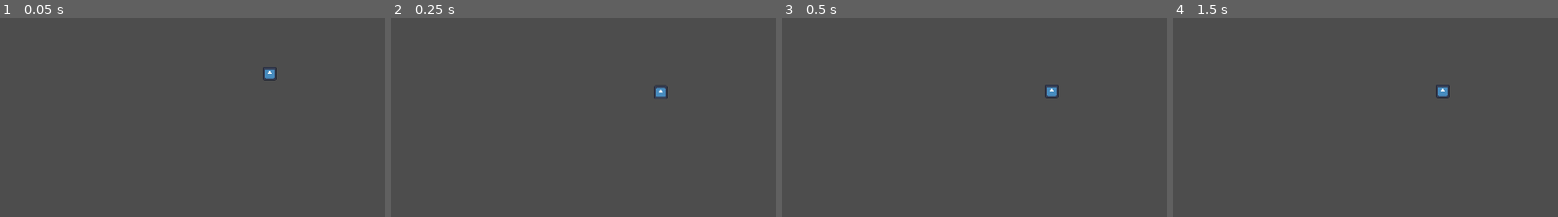
Above: before the commit, frames 1-4 (left to right).
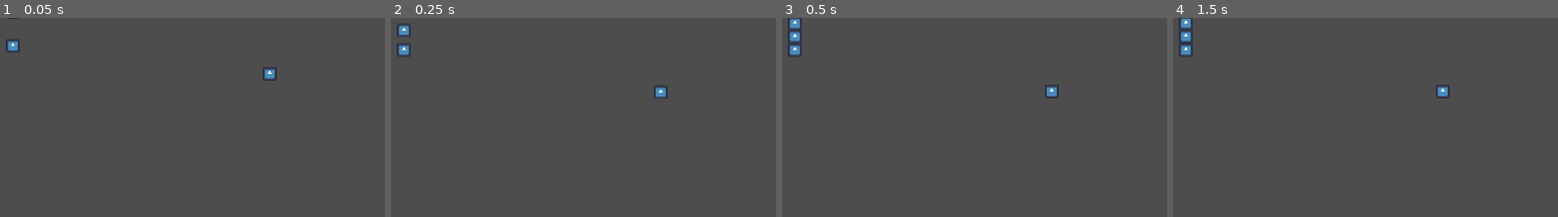
Above: after the commit, the same moments.

Repository: lplinna/Upcharge
Game: Godot game, scene res://Scenes/main_scene.tscn
Same seed, same stepped clock (60 frames per second), same inputs: the game is played once before the commit and once after it. The engine's default icon, where the game draws it, is replaced by a stand-in: a white triangle on a blue panel in a dark square.
Inputs:
- Up to frame 1 (0.05 s): no input
- Up to frame 2 (0.25 s): no input
- Up to frame 3 (0.5 s): no input
- Up to frame 4 (1.5 s): hold D (move_right) from 0.53 s (still down); tap W (move_up) at 0.77 s
The pictures show only the part of the screen within x 0-50%, y 0-50%; the shares and areas given below are measured in that part.

The runs differ from the first frame. In frame 1, 0.2% of the frame differs, in the area x 1-6%, y 0-18%; in frame 2, 0.4%; in frame 3, 0.5%; in frame 4, 0.5%, in the area x 1-6%, y 0-20%.

Commit message:
Comments and collection numbers

Diff:
--- a/Scenes/main_scene.tscn
+++ b/Scenes/main_scene.tscn
@@ -131,3 +131,15 @@
 
 [node name="Coin5" parent="Coins" instance=ExtResource("4_l0prk")]
 position = Vector2(418, 81)
+
+[node name="Coin6" parent="Coins" instance=ExtResource("4_l0prk")]
+position = Vector2(42, 40)
+
+[node name="Coin7" parent="Coins" instance=ExtResource("4_l0prk")]
+position = Vector2(42, -10)
+
+[node name="Coin8" parent="Coins" instance=ExtResource("4_l0prk")]
+position = Vector2(42, -64)
+
+[node name="Coin9" parent="Coins" instance=ExtResource("4_l0prk")]
+position = Vector2(42, -115)
--- a/Scripts/Coin.gd
+++ b/Scripts/Coin.gd
@@ -4,13 +4,19 @@
 
 func _on_area_2d_body_entered(body):
 	if body is Player:
-		jump_collect()
+		jump_collect(body)
 
-func jump_collect():
-	print("Collecting")
+## The coin jumps into the air and is collected
+##
+## Parameters:
+##		player - the player that collected this coin.
+func jump_collect(player: Player):
 	collision_layer = 0
 	collision_mask = 0
 	apply_impulse(Vector2(0,-300.0),Vector2(0,0))
 	$CollectionTimer.start()
 	await $CollectionTimer.timeout
+	player.coins += 1
+	print("COIN GET!")
+	print(player.coins)
 	queue_free()
--- a/Scripts/Player.gd
+++ b/Scripts/Player.gd
@@ -1,18 +1,20 @@
 extends CharacterBody2D
 class_name Player
 
+## Movement constants
 @export var move_speed: float = 700/2
 @export var gravity_intensity: float = 300*4
 @export var jump_speed = 2000/8
 @export var floor_y: int = 500
 
+## Movement variables
 var time_jump_pressed: float = 0
-
 var old_velx: float = 0
 
+## Game mechanic variables
+var coins: int = 0
+
 @onready var PopUp = $PopUp
-
-
 
 
 
